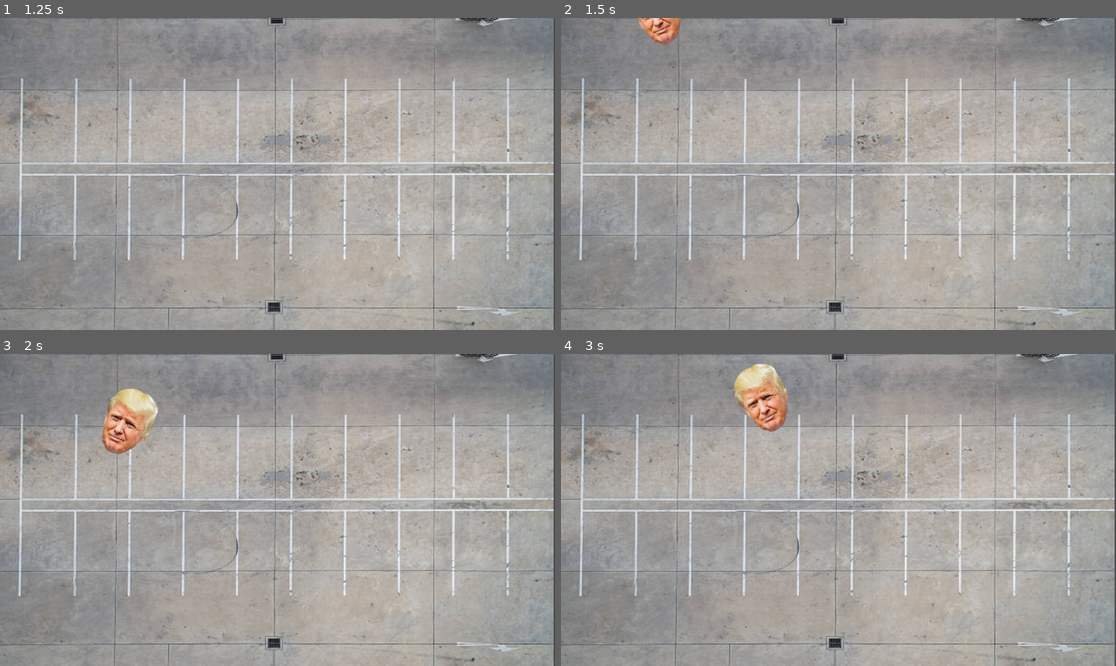
Above: before the commit, frames 1-4 (two rows, left to right).
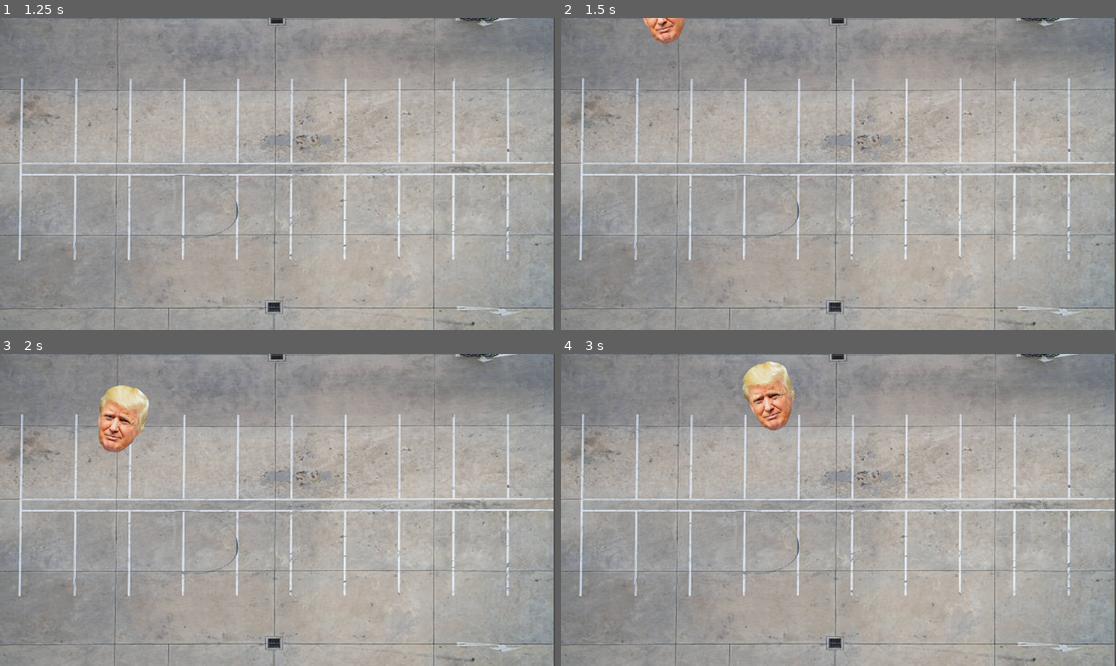
Above: after the commit, the same moments.

Repository: rezbee-dev/castil-bullet-hell
Game: Godot game, scene res://scenes/main.tscn
The game is run twice, just before and just after one commit, with the same random seed, the same clock (stepped at 60 frames per second) and the same inputs.
Inputs:
- Up to frame 1 (1.25 s): tap Enter at 0.5 s; hold D (MOVE_RIGHT) from 0.53 s (still down)
- Up to frame 2 (1.5 s): tap Space at 1.25 s; release D (MOVE_RIGHT) at 1.28 s; hold S (MOVE_DOWN) from 1.28 s (still down)
- Up to frame 3 (2 s): keep holding S (MOVE_DOWN)
- Up to frame 4 (3 s): release S (MOVE_DOWN) at 2.03 s; hold D (MOVE_RIGHT) 2.03-2.78 s; hold W (MOVE_UP) from 2.78 s (still down)

Frame 1 is identical in both runs. In frame 2, 0.4% of the frame differs, in the area x 13-23%, y 0-9%; in frame 3, 1.4%, in the area x 17-29%, y 10-33%; in frame 4, 1.4%.

Commit message:
make wobble while moving smoother

Diff:
--- a/scripts/player.gd
+++ b/scripts/player.gd
@@ -3,7 +3,7 @@
 
 const SPEED = 300.0
 @export var wobble_speed: float = 5.0
-@export var wobble_intensity: float = 0.5
+@export var wobble_intensity: float = 0.3
 @onready var sprite: Sprite2D = $Sprite
 
 func _process(delta) -> void:
@@ -18,7 +18,7 @@
 
 func _wobble():
 	if velocity.length() == 0:
-		sprite.rotation_degrees = 0
+		sprite.rotation = lerp(sprite.rotation, 0.0, 0.2)
 		print("i'm not moving!!")
 	else:
 		sprite.rotation_degrees = rad_to_deg(sin(Time.get_ticks_msec() * 0.001 * wobble_speed) * wobble_intensity)
